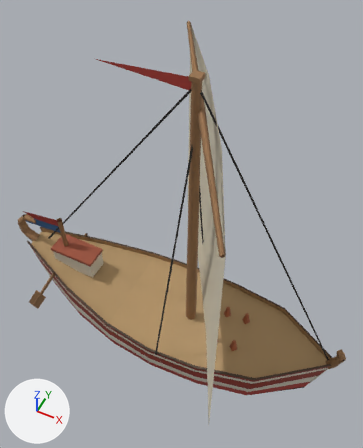
What one commit did to the glTF model public/harbour/kit/hull_usd_coaster_small.glb.
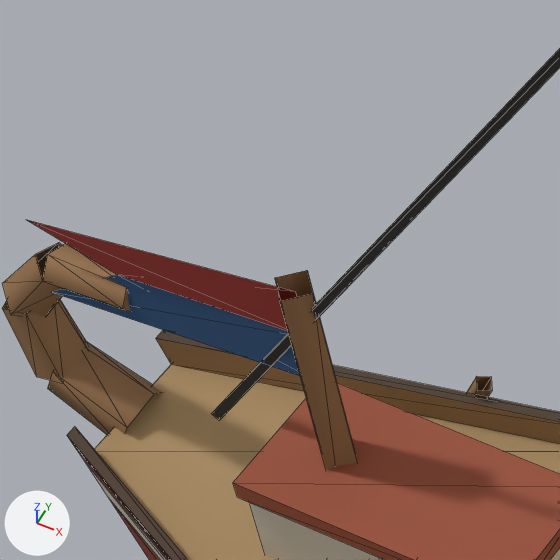
Each version appears first whole from a camera (50 mm lens) standing at (4.1, -7.44, 14.39) and looking at (0.13, 0.51, 4.46), and next in a close-up on the part from 5% to 27% of the width and 40% to 58% of the height. Lighting does not change. The marker at lower left points along +X, +Y and +Z. The older version's two pictures come first. The close-ups show mesh edges as thin lines. Where no turn or scale is listed for an object, it has been applied to the vertices. Vertices at exactly the same position are counted once.

Script lines for the objects in view, before the commit:
```python
me_deck_003 = bpy.data.meshes.new('deck.003')
me_deck_003.from_pydata(...)  # 80 vertices, 108 faces; spans x -3.77..3.77, y -1.11..1.11, z -1.5..1.5
me_deck_003.materials.append(mat_hb_opaque)
me_flag_003 = bpy.data.meshes.new('flag.003')
me_flag_003.from_pydata(...)  # 9 vertices, 9 faces; spans x -2.92..2.92, y -0.04..0.04, z -3.36..3.36
me_flag_003.materials.append(mat_hb_opaque)
me_hull_003 = bpy.data.meshes.new('hull.003')
me_hull_003.from_pydata(...)  # 199 vertices, 356 faces; spans x -5.35..5.35, y -1.65..1.65, z -1.79..1.79
me_hull_003.materials.append(mat_hb_opaque)
ob_deck = bpy.data.objects.new('deck', me_deck_003)
ob_deck.location = (-1.341, 0.0, 0.595)
ob_flag = bpy.data.objects.new('flag', me_flag_003)
ob_flag.location = (-2.22, -0.036, 5.909)
ob_hull = bpy.data.objects.new('hull', me_hull_003)
ob_hull.location = (-0.155, 0.0, 0.987)
# also in view: 'mast' at (-1.48, 0.0, 5.08); 'rigging' at (0.2, 0.01, 5.17)
```
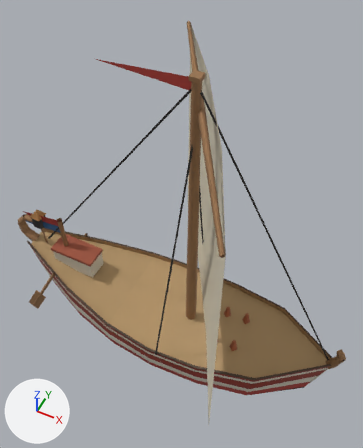
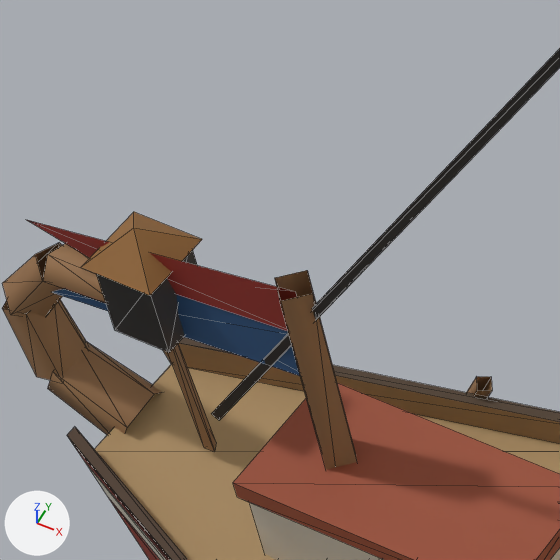
Where the newer file only moved an object's origin or applied its transform, the numbers keep the older frame.

What differs and where, as boxes (x1, y1, x2, y2) in the close-ups (560 x 560 px):
'deck', reshaped
    before: (233, 376, 560, 560)
    after: (82, 212, 560, 560)
'stern_lantern_glass', added
    after: (97, 250, 197, 352)
part 1 of me_deck_003, added
    after: (82, 212, 216, 452)

Diff of the bpy script that builds the scene:
```diff
--- a/public/harbour/kit/hull_usd_coaster_small.glb.py
+++ b/public/harbour/kit/hull_usd_coaster_small.glb.py
@@ mat_hb_emissive @@
+mat_hb_emissive = bpy.data.materials.new('hb_emissive')
+# nodes: BsdfPrincipled, Mix, OutputMaterial, VertexColor
+# colours: white #e7e7e7, mixed with the vertex colours
@@ me_deck_003 @@
 # used by ob_deck; location = (-1.341, 0.0, 0.595)
-me_deck_003.from_pydata(...)  # 80 vertices, 108 faces; spans x -3.77..3.77, y -1.11..1.11, z -1.5..1.5
+me_deck_003.from_pydata(...)  # 95 vertices, 120 faces; spans x -3.77..3.77, y -1.11..1.11, z -1.5..2.59
+# me_deck_003 part 1
+# 15 vertices are added at x -3.41..-3.03, y -0.19..0.19, z 1.11..2.59
+# 12 new faces join them
 me_deck_003.materials.append(mat_hb_opaque)
@@ me_stern_lantern_glass_003 @@
+me_stern_lantern_glass_003.from_pydata(...)  # 8 vertices, 8 faces; spans x -0.15..0.15, y -0.15..0.15, z -0.217..0.217
+me_stern_lantern_glass_003.materials.append(mat_hb_emissive)
@@ ob_stern_lantern_glass @@
+ob_stern_lantern_glass = bpy.data.objects.new('stern_lantern_glass', me_stern_lantern_glass_003)
+ob_stern_lantern_glass.location = (-4.56, 0.0, 2.801)
```
